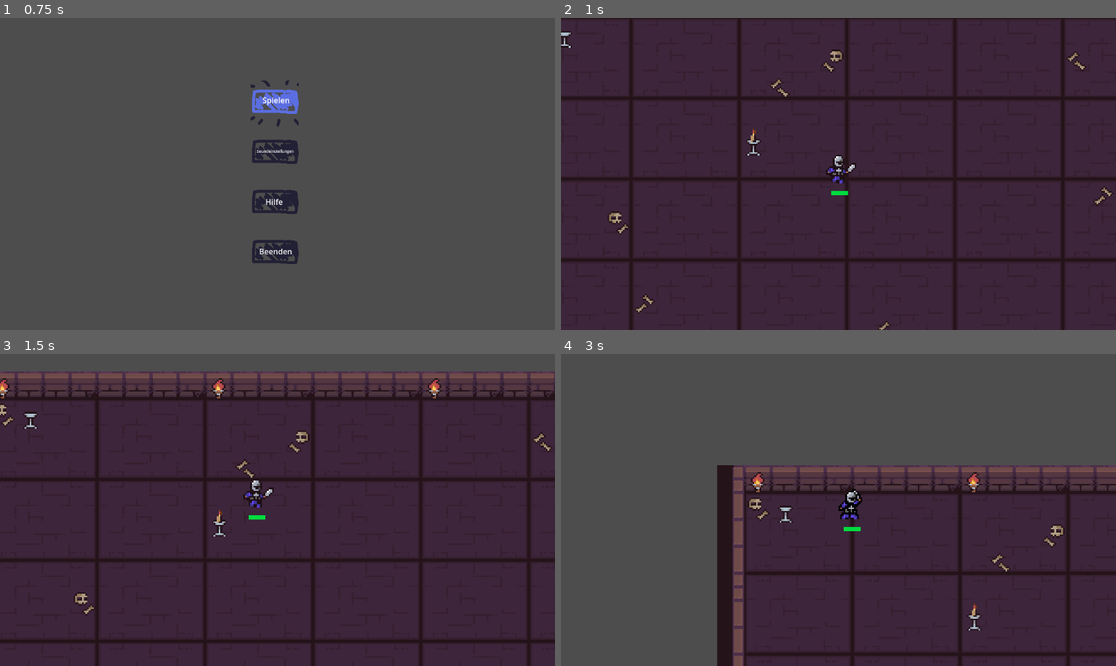
Above: before the commit, frames 1-4 (two rows, left to right).
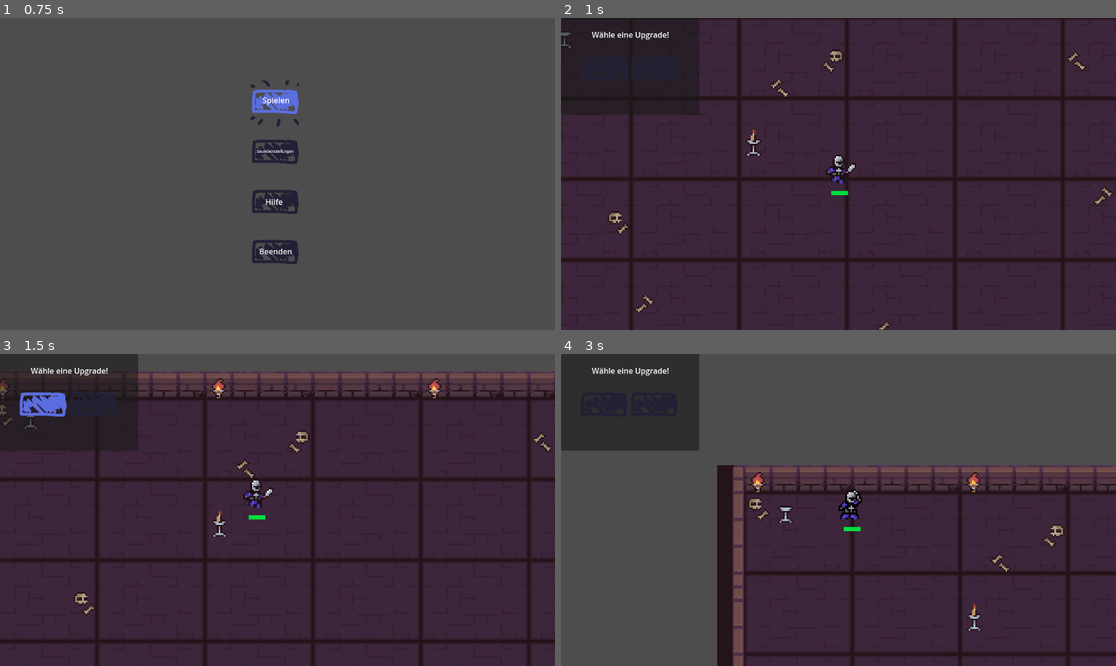
Above: after the commit, the same moments.

Repository: Lukas74m/gae_ca2
Game: Godot game, scene res://scenes/mainMenu/Main_Menu.tscn
Same seed, same stepped clock (60 frames per second), same inputs: the game is played once before the commit and once after it.
Inputs (mouse positions are in pixels of both pictures, inside the frame that each line leads up to):
- Up to frame 1 (0.75 s): click "Spielen" at 0.5 s
- Up to frame 2 (1 s): no input
- Up to frame 3 (1.5 s): click (44, 407) at 1.27 s
- Up to frame 4 (3 s): click (655, 407) at 2.02 s; move the mouse to (960, 494) at 2.77 s; hold Q (attack) from 2.78 s (still down)

Frame 1 is identical in both runs. In frame 2, 1.1% of the frame differs, in the area x 0-22%, y 4-21%; in frame 3, 3.7%; in frame 4, 7.7%, in the area x 0-25%, y 0-31%.

Commit message:
Shop und Upgrades

Diff:
--- a/gae-ca2/scenes/game/Game.tscn
+++ b/gae-ca2/scenes/game/Game.tscn
@@ -1,7 +1,8 @@
-[gd_scene load_steps=8 format=4 uid="uid://dads2ywxohnu1"]
+[gd_scene load_steps=9 format=4 uid="uid://dads2ywxohnu1"]
 
 [ext_resource type="Script" uid="uid://bkhnbumjr1vsv" path="res://scripts/game/game.gd" id="1_m44fu"]
 [ext_resource type="Texture2D" uid="uid://upx0fgdkui8n" path="res://assets/pixel dungeon asset pack/2D Pixel Dungeon Asset Pack/character and tileset/Dungeon_Tileset.png" id="2_7qcb4"]
+[ext_resource type="PackedScene" uid="uid://vcvbrmlgyiai" path="res://scenes/shop/Shop.tscn" id="2_365ku"]
 [ext_resource type="PackedScene" uid="uid://c5o7ciyvg8l1k" path="res://scenes/player/Player.tscn" id="3_vrspl"]
 [ext_resource type="PackedScene" uid="uid://drynr2xfytmmr" path="res://scenes/manager/EnemyManager.tscn" id="4_7qcb4"]
 [ext_resource type="PackedScene" uid="uid://co8ulpd1qg5vg" path="res://scenes/manager/ProgressManger.tscn" id="5_lyhax"]
@@ -181,6 +182,8 @@
 [node name="Game" type="Node2D"]
 script = ExtResource("1_m44fu")
 
+[node name="Shop" parent="." instance=ExtResource("2_365ku")]
+
 [node name="Map" type="TileMapLayer" parent="."]
 use_parent_material = true
 position = Vector2(4, -6)
--- /dev/null
+++ b/gae-ca2/scenes/shop/Shop.tscn
@@ -0,0 +1,51 @@
+[gd_scene load_steps=4 format=3 uid="uid://vcvbrmlgyiai"]
+
+[ext_resource type="Script" uid="uid://dxgytc8f7yu4" path="res://scripts/shop/shop.gd" id="1_rktij"]
+[ext_resource type="Texture2D" uid="uid://rwdm74nqhelq" path="res://assets/buttons/Test_Button.png" id="2_tc8pp"]
+[ext_resource type="Texture2D" uid="uid://drsj06k5do28m" path="res://assets/buttons/Test_Button_Hover.png" id="3_srfm6"]
+
+[node name="Shop" type="CanvasLayer"]
+script = ExtResource("1_rktij")
+
+[node name="Panel" type="Panel" parent="."]
+offset_right = 287.0
+offset_bottom = 201.0
+
+[node name="Label" type="Label" parent="Panel"]
+layout_mode = 0
+offset_left = 64.0
+offset_top = 23.0
+offset_right = 225.0
+offset_bottom = 46.0
+text = "Wähle eine Upgrade!"
+
+[node name="HBoxContainer" type="HBoxContainer" parent="Panel"]
+layout_mode = 0
+offset_left = 38.0
+offset_top = 61.0
+offset_right = 242.0
+offset_bottom = 161.0
+
+[node name="Option1Button" type="TextureButton" parent="Panel/HBoxContainer"]
+layout_mode = 2
+texture_normal = ExtResource("2_tc8pp")
+texture_hover = ExtResource("3_srfm6")
+metadata/_edit_use_anchors_ = true
+
+[node name="Label" type="Label" parent="Panel/HBoxContainer/Option1Button"]
+layout_mode = 0
+offset_right = 40.0
+offset_bottom = 23.0
+
+[node name="Option2Button" type="TextureButton" parent="Panel/HBoxContainer"]
+layout_mode = 2
+texture_normal = ExtResource("2_tc8pp")
+texture_hover = ExtResource("3_srfm6")
+
+[node name="Label" type="Label" parent="Panel/HBoxContainer/Option2Button"]
+layout_mode = 0
+offset_right = 40.0
+offset_bottom = 23.0
+
+[connection signal="pressed" from="Panel/HBoxContainer/Option1Button" to="." method="_on_option_1_button_pressed"]
+[connection signal="pressed" from="Panel/HBoxContainer/Option2Button" to="." method="_on_option_2_button_pressed"]
--- a/gae-ca2/scripts/components/playerStatsComponent/player_stats_component.gd
+++ b/gae-ca2/scripts/components/playerStatsComponent/player_stats_component.gd
@@ -8,7 +8,9 @@
 	#"attack_cooldown": 2, 				# Cooldown is based on animations
 	"dash_speed": 200,
 	"movement_speed": 100,
-	"max_health": 100
+	"max_health": 100,
+	"krit_rate": 20,
+	"krit_damage": 20
 }
 
 # additive modifiers from the player
--- a/gae-ca2/scripts/game/game.gd
+++ b/gae-ca2/scripts/game/game.gd
@@ -4,6 +4,7 @@
 @onready var enemy_manager = $EnemyManager
 @onready var progress_manager = $ProgressManger
 @onready var player = $Player
+@onready var shop: CanvasLayer = $Shop
 
 # Called when the node enters the scene tree for the first time.
 func _ready() -> void:
@@ -11,7 +12,6 @@
 	Global.player = player
 	Global.ProgressManager = progress_manager
 	game_timer.start()
-
 
 
 # Called every frame. 'delta' is the elapsed time since the previous frame.
--- /dev/null
+++ b/gae-ca2/scripts/shop/shop.gd
@@ -0,0 +1,54 @@
+extends CanvasLayer
+
+@onready var btn_option1: TextureButton = $Panel/HBoxContainer/Option1Button
+@onready var btn_option2: TextureButton = $Panel/HBoxContainer/Option2Button
+@onready var panel: Panel = $Panel
+@onready var label1: Label = $Panel/HBoxContainer/Option1Button/Label
+@onready var label2: Label = $Panel/HBoxContainer/Option2Button/Label
+
+var player
+
+
+var possible_upgrades = [
+	{"stat": "attack_damage", "amount": 15, "label": "+15 Angriffsschaden"},
+	{"stat": "max_health", "amount": 25, "label": "+25 Max. Leben"},
+	{"stat": "krit_rate", "amount": 15, "label": "+15 Krit-Wahrscheinlichkeit"},
+	{"stat": "krit_damage", "amount": 25, "label": "+25 Kritischer Schaden"}
+]
+
+var chosen_upgrades = []
+
+func show_shop(p_player):
+	player = p_player
+	chosen_upgrades.clear()
+
+	# Two differend upgrade-types
+	var upgrade_pool = possible_upgrades.duplicate()
+	upgrade_pool.shuffle()
+	chosen_upgrades.append(upgrade_pool[0])
+	chosen_upgrades.append(upgrade_pool[1])
+
+	label1.text = chosen_upgrades[0]["label"]
+	label2.text = chosen_upgrades[1]["label"]
+
+	panel.show()
+	#get_tree().paused = true
+
+
+func _on_option_1_button_pressed() -> void:
+	_apply_upgrade(0)
+
+
+func _on_option_2_button_pressed() -> void:
+	_apply_upgrade(1)
+
+func _apply_upgrade(index):
+	if player and index < chosen_upgrades.size():
+		var upgrade = chosen_upgrades[index]
+		player.get_node("PlayerStats").base_stats[upgrade["stat"]] += upgrade["amount"]
+		print(player.get_node("PlayerStats").base_stats[upgrade["stat"]])
+		_close_shop()
+
+func _close_shop():
+	panel.hide()
+	get_tree().paused = false
Not shown, added: gae-ca2/scripts/shop/shop.gd.uid
